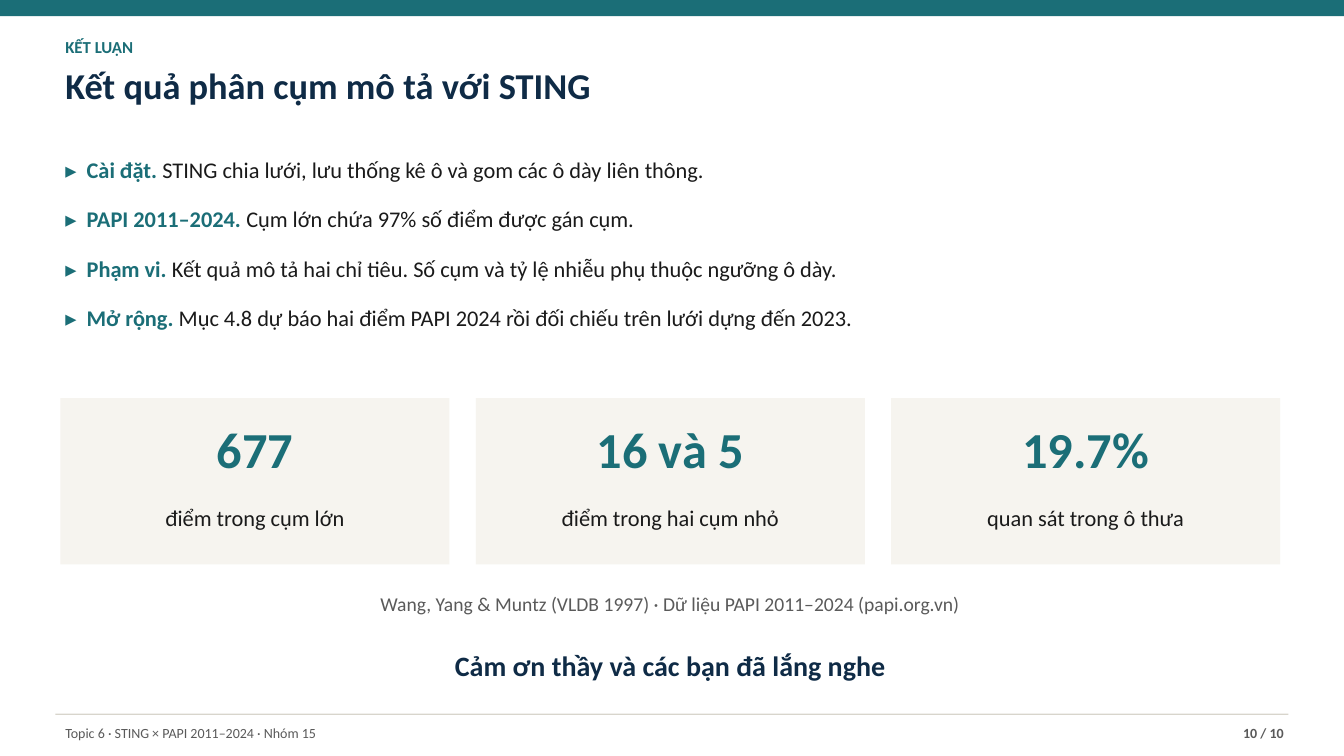
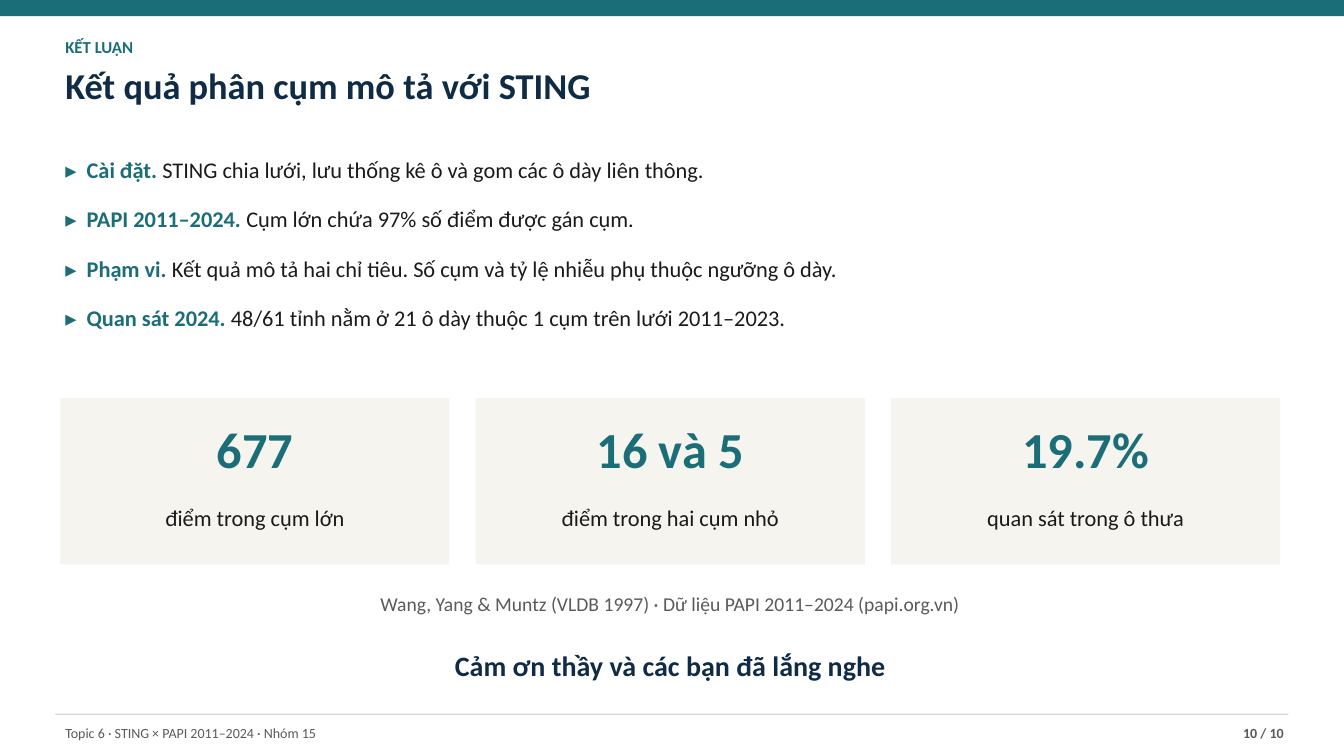
Before and after one commit to JasonTM17/Grid_Based_Sociology, a slide deck: slide 10 of slides/submission.pptx. Drawn at 1344x756 pixels with LibreOffice and Linux fonts; fonts in the diff are those of the drawing. Boxes give left, top, right and bottom in pixels: in the first picture for what was removed or moved away, otherwise in the second. Text is boxed around its words. In the diff, an @@ line names an element or a change of style, - is before the commit and + after.

```diff
--- a/slides/submission.pptx
+++ b/slides/submission.pptx
@@ text at (x1=87, y1=308, x2=785, y2=330): text changed @@
-▸ Mở rộng. Mục 4.8 dự báo hai điểm PAPI 2024 rồi đối chiếu trên lưới dựng đến 2023.
+▸ Quan sát 2024. 48/61 tỉnh nằm ở 21 ô dày thuộc 1 cụm trên lưới 2011–2023.
```
Also in this commit, not shown: 1 other slide changed, 11 other files.
